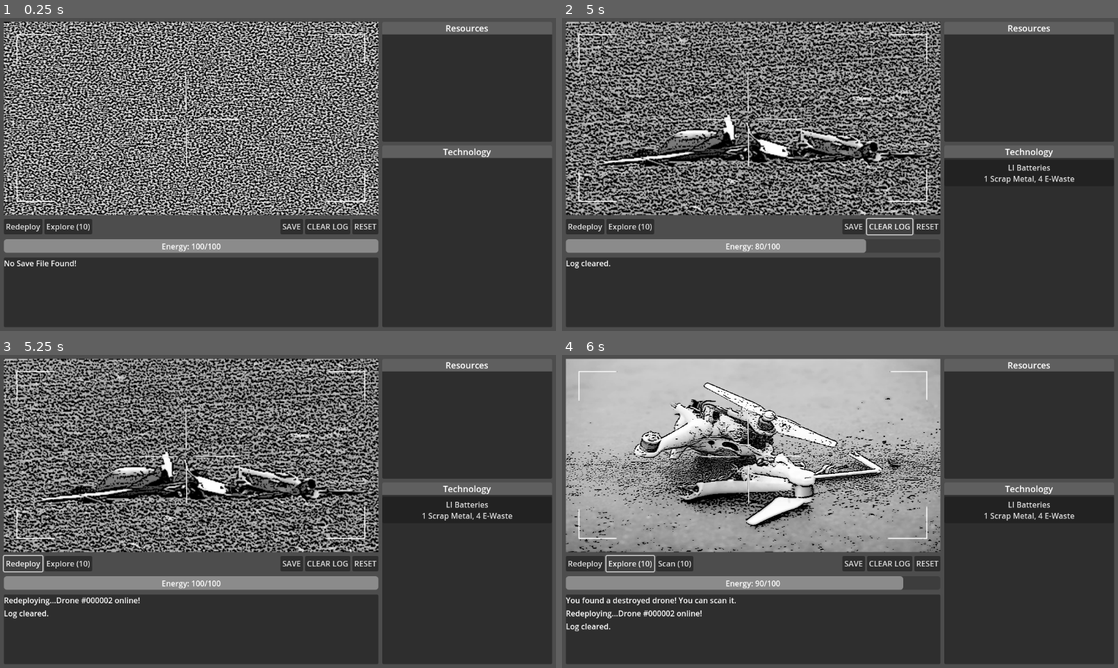
Above: before the commit, frames 1-4 (two rows, left to right).
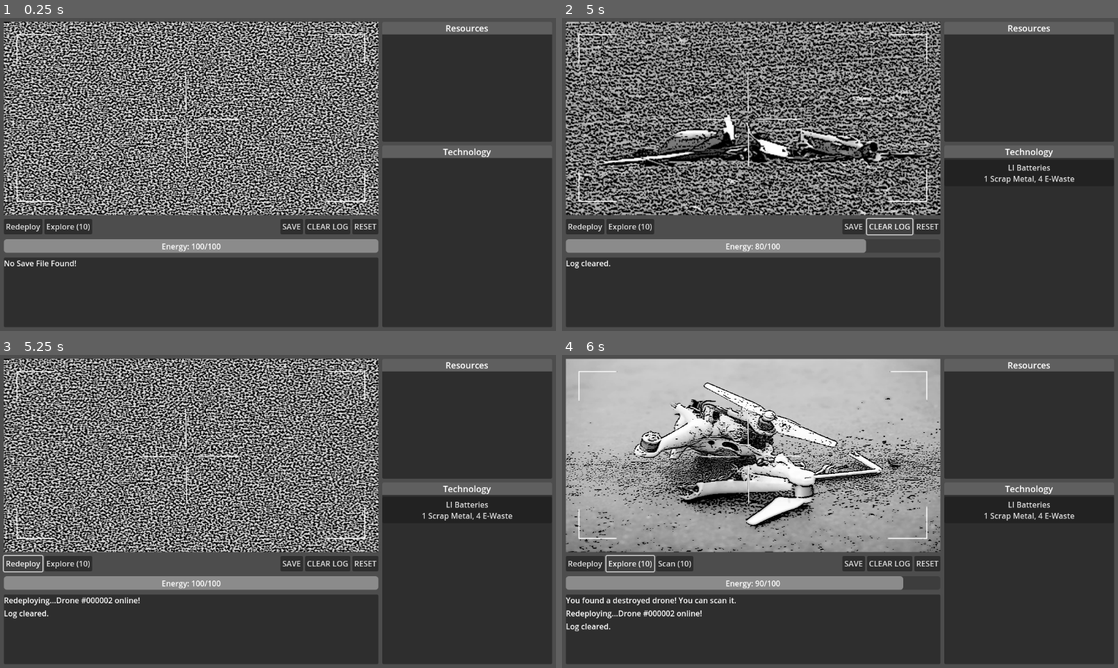
Above: after the commit, the same moments.

Repository: Triysle/drone
Game: Godot game, scene res://main.tscn
Two runs of this game, one before a commit and one after it. Both use one fixed random seed, a clock stepped at 60 frames per second and the inputs below.
Inputs:
- Up to frame 1 (0.25 s): no input
- Up to frame 2 (5 s): click "Redeploy" at 0.5 s; click "CLEAR LOG" at 1.25 s; click "Explore (10)" at 2 s; click "Scan (10)" at 2.75 s; click "LI Batteries 1 Scrap Metal, 4…" at 3.5 s; click "CLEAR LOG" at 4.25 s
- Up to frame 3 (5.25 s): click "Redeploy" at 5 s
- Up to frame 4 (6 s): click "Explore (10)" at 5.75 s

Frames 1-2 are identical in both runs. In frame 3, 33% of the frame differs, in the area x 0-69%, y 1-64%; in frame 4, nothing differs.

Commit message:
[bugfix] redeploy resets camera

Diff:
--- a/main.gd
+++ b/main.gd
@@ -434,6 +434,9 @@
 	energy = max_energy
 	update_energy_display()
 
+	current_location = "res://images/static.png"
+	update_camera_display()
+
 	# Increment redeploy count and output the message
 	redeploy_count += 1
 	log_result("Redeploying...Drone #" + str(redeploy_count).pad_zeros(6) + " online!")
